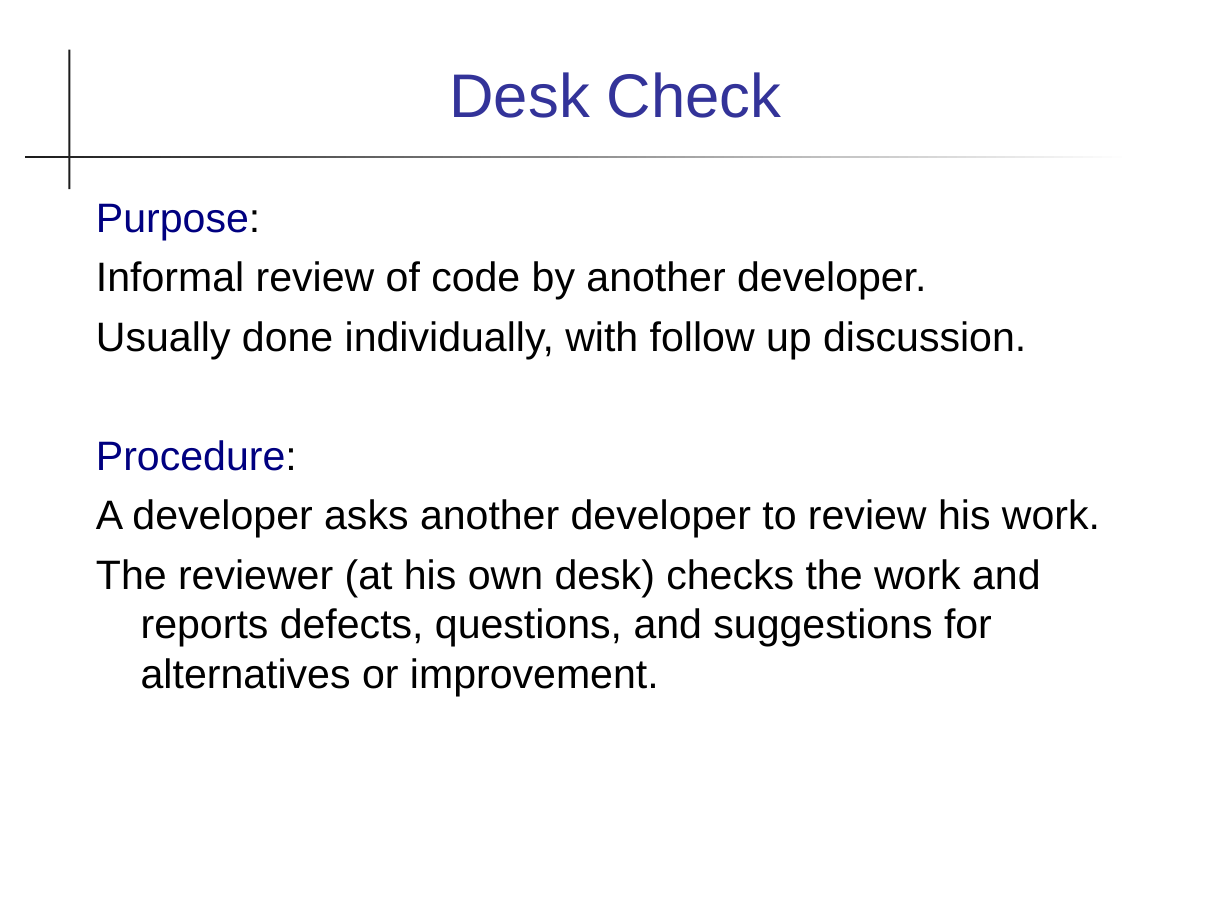
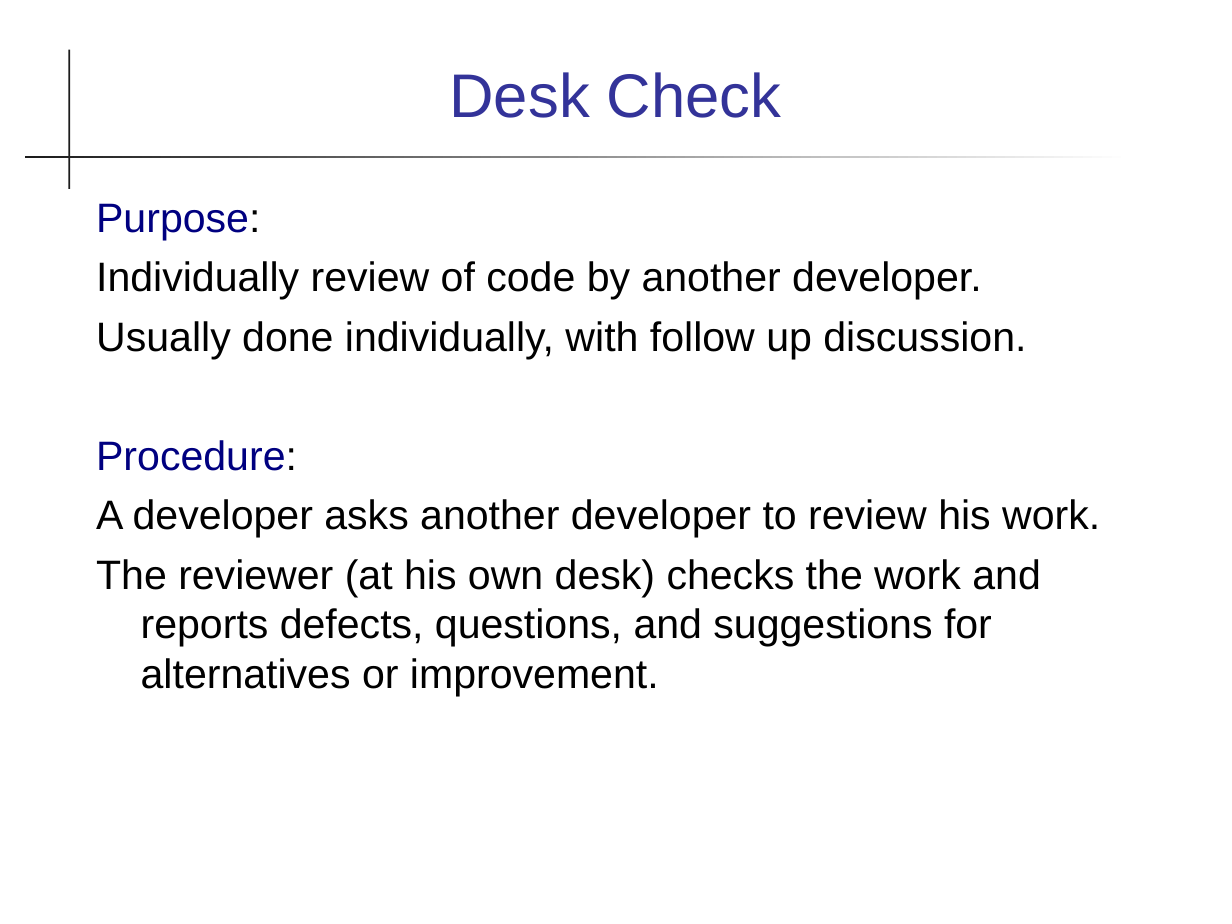
Before and after one commit to cpske/ISP, a slide deck: slide 22 of code-review/Reviews.ppt. Drawn at 1232x924 pixels with LibreOffice and Linux fonts; fonts in the diff are those of the drawing. Boxes give left, top, right and bottom in pixels: in the first picture for what was removed or moved away, otherwise in the second. Text is boxed around its words. In the diff, an @@ line names an element or a change of style, - is before the commit and + after.

```diff
--- a/code-review/Reviews.ppt
+++ b/code-review/Reviews.ppt
@@ text at <box>96,261,982,300</box>: text changed @@
-Informal review of code by another developer.
+Individually review of code by another developer.
```
Also in this commit, not shown: 7 other slides changed, 2 other files.
